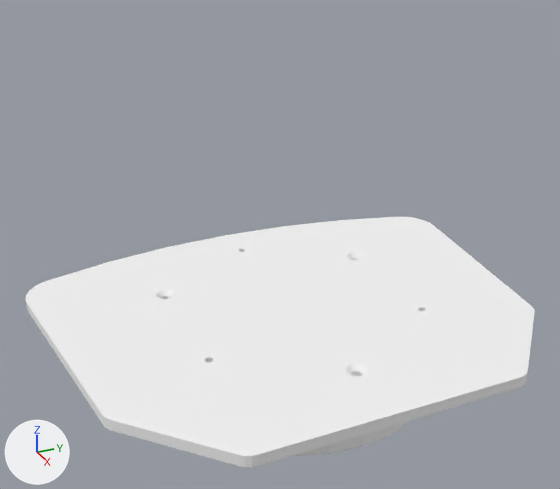
What one commit did to the COLLADA model src/youbot_description/meshes/youbot_plate/plate.dae.
Both versions are drawn from a camera (50 mm lens) standing at (0.405, -0.194, 0.273) and looking at (0.002, -0.012, 0.071). Every picture has the same lights, and +X, +Y and +Z are marked at lower left. The older version comes first. Where no turn or scale is listed for an object, it has been applied to the vertices.

The first picture shows 'Frame_001'.
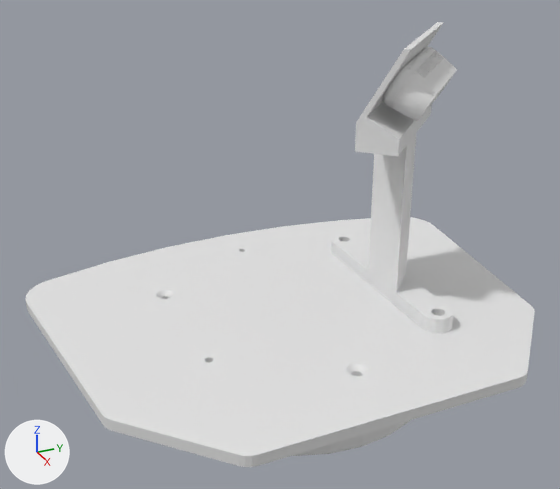
Where the newer file only moved an object's origin or applied its transform, the numbers keep the older frame.

Scene script edits in JSON lines:
```json
{"block": "me_frame_001_geometry", "where": "me_frame_001_geometry.from_pydata(...)  # 963 vertices, 1958 faces; spans x -0.127..0.127, y -0.161..0.161, z -0.024..0.024"}
{"block": "me_frame_001_geometry", "where": "# used by ob_frame_001; location = (0.0, 0.0, 0.0)"}
{"block": "me_frame_001_geometry", "change": "me_frame_001_geometry part 1: 1764 faces spanning x -0.127..0.127, y -0.161..0.161, z -0.024..0.024 switch from mat_white (white #f5f5f5) to no material"}
{"op": "add", "block": "me_cam", "code": ["me_cam = bpy.data.meshes.new('cam')", "me_cam.from_pydata(...)  # 5337 vertices, 10774 faces; spans x -0.131..0.009, y -0.044..0.049, z 0.0..0.171"]}
{"op": "add", "block": "ob_cam", "code": ["ob_cam = bpy.data.objects.new('cam', me_cam)", "ob_cam.location = (0.06, 0.07, 0.024)"]}
```

Location of each change, [x1, y1, x2, y2] in pixels of the pictures (560 x 489 px):
```json
{"object": "cam", "change": "added", "after": [331, 22, 457, 333]}
{"part": 1, "of": "me_frame_001_geometry", "change": "recoloured", "before": [25, 217, 535, 467], "after": [25, 217, 535, 467]}
```
